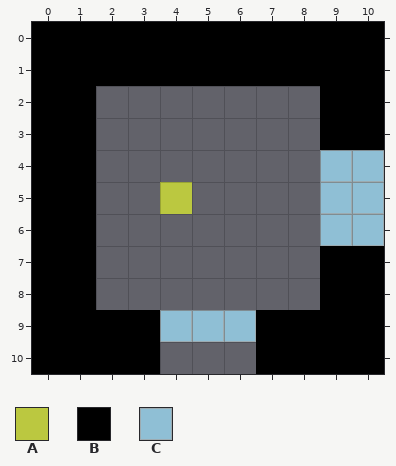
Tiled map (JSON), stored at Assets/Level_Editor/TileMap/Room_13.tmj. Above, as it was before the edit.
Cells are 32x32 px. Shown: x 0..10, y 0..10.
Key: from "tileSet": A 32, B 33, C 45.
_ is an empty cell.
Layer "Blocks" before, first column x 0:
 0 BBBBBBBBBBB
 1 BBBBBBBBBBB
 2 BB_______BB
 3 BB_______BB
 4 BB_______CC
 5 BB__A____CC
 6 BB_______CC
 7 BB_______BB
 8 BB_______BB
 9 BBBBCCCBBBB
10 BBBB___BBBB
Once edited:
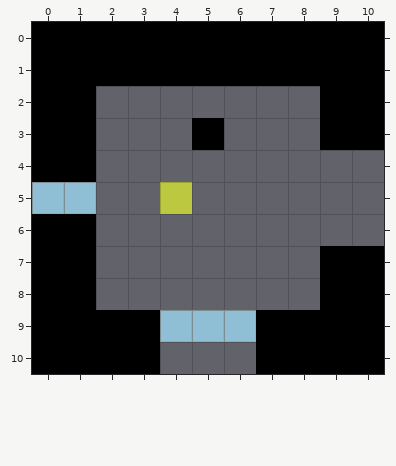
Difference:
{"where": "layer \"Blocks\""}
{"y":3,"x":5,"old":"_","new":"B"}
{"y":4,"x":9,"old":"CC","new":"__"}
{"y":5,"x":0,"old":"BB","new":"CC"}
{"y":5,"x":9,"old":"CC","new":"__"}
{"y":6,"x":9,"old":"CC","new":"__"}
{"label":"added","picture_box":[192,118,224,150]}
{"label":"removed","picture_box":[320,150,384,246]}
{"label":"changed","picture_box":[32,182,96,214]}
